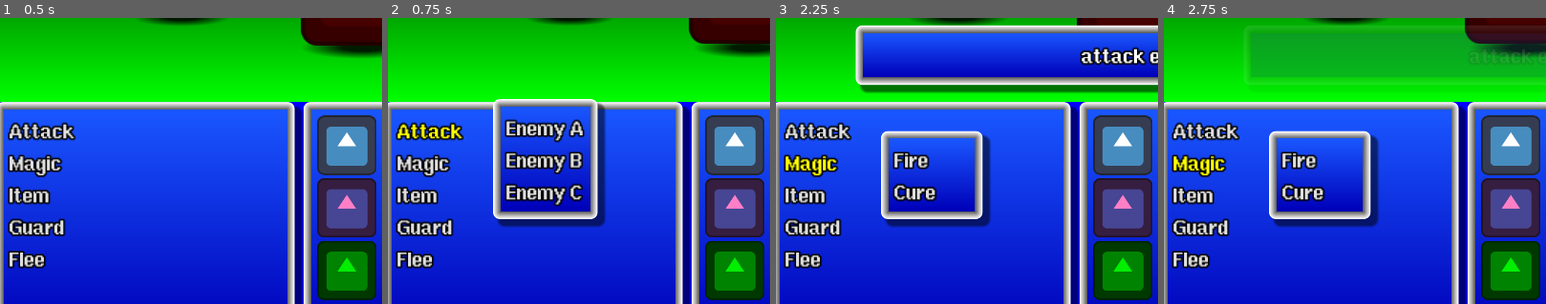
Above: before the commit, frames 1-4 (left to right).
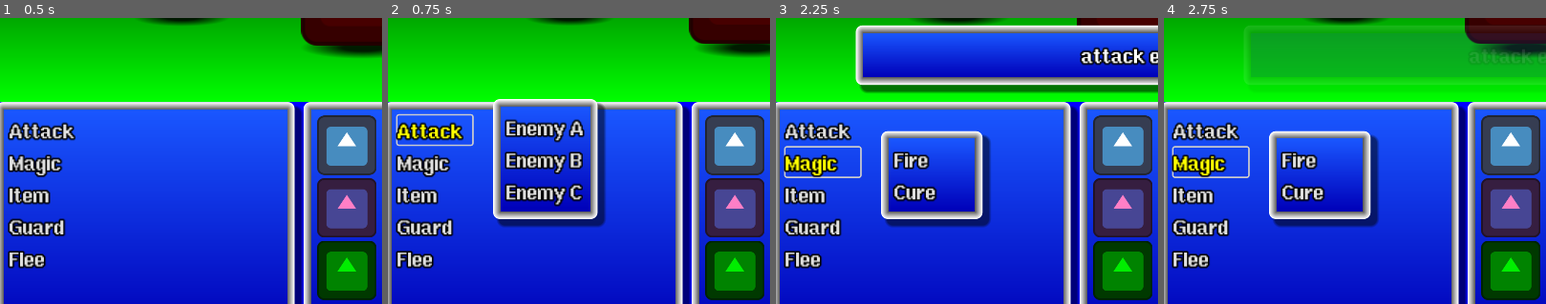
Above: after the commit, the same moments.

Repository: Toxe/godot-modal-dialogs
Game: Godot game, scene res://main.tscn
Two runs of this game, one before a commit and one after it. Both use one fixed random seed, a clock stepped at 60 frames per second and the inputs below. The engine's default icon, where the game draws it, is replaced by a stand-in: a white triangle on a blue panel in a dark square.
Inputs:
- Up to frame 1 (0.5 s): no input
- Up to frame 2 (0.75 s): click "Attack" at 0.5 s
- Up to frame 3 (2.25 s): click "Enemy A" at 1.25 s; click "Magic" at 2 s
- Up to frame 4 (2.75 s): no input
The pictures show only the part of the screen within x 0-50%, y 44-94%; the shares and areas given below are measured in that part.

Frame 1 is identical in both runs. In frame 2, 0.5% of the frame differs, in the area x 2-23%, y 33-45%; in frame 3, 0.4%; in frame 4, 0.4%.

Commit message:
Re-enable button focus style

Diff:
--- a/T05_ModalDialogs/theme.tres
+++ b/T05_ModalDialogs/theme.tres
@@ -17,8 +17,6 @@
 shadow_color = Color(0, 0, 0, 0.52549)
 shadow_size = 4
 shadow_offset = Vector2(8, 8)
-
-[sub_resource type="StyleBoxEmpty" id="StyleBoxEmpty_4tuww"]
 
 [sub_resource type="StyleBoxFlat" id="StyleBoxFlat_lkkwt"]
 bg_color = Color(1, 1, 1, 0.117647)
@@ -46,7 +44,6 @@
 Button/colors/font_outline_color = Color(0, 0, 0, 1)
 Button/colors/font_pressed_color = Color(1, 1, 0, 1)
 Button/constants/outline_size = 8
-Button/styles/focus = SubResource("StyleBoxEmpty_4tuww")
 Button/styles/hover = SubResource("StyleBoxFlat_lkkwt")
 Button/styles/normal = SubResource("StyleBoxEmpty_36dpa")
 Button/styles/pressed = SubResource("StyleBoxEmpty_dno4u")
Not shown: 1 places in T05_ModalDialogs/theme.tres that only renumber resources
